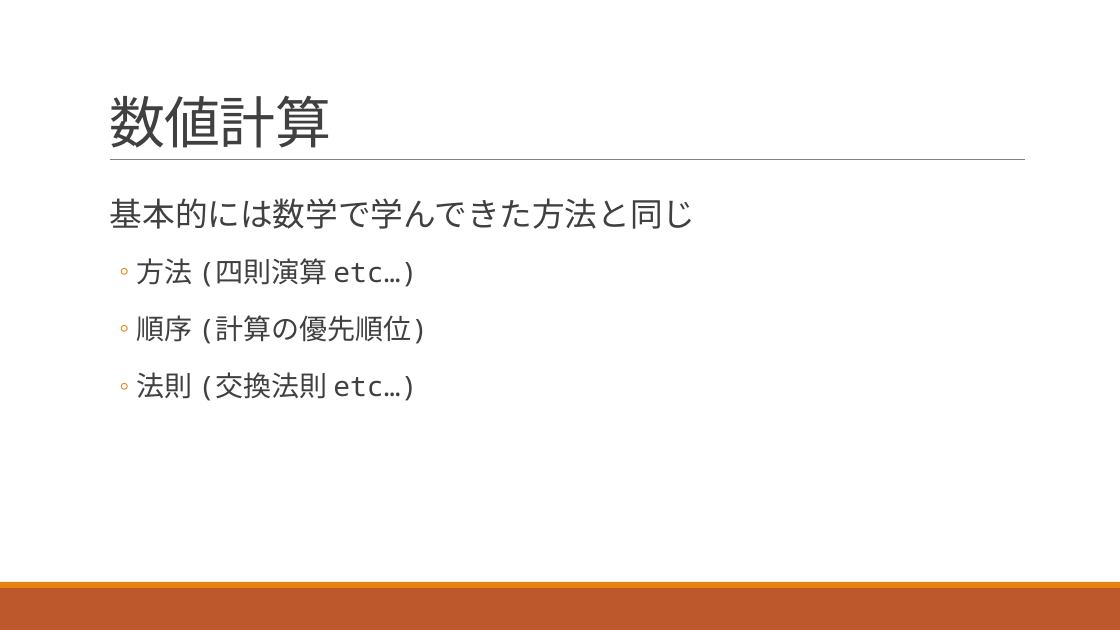
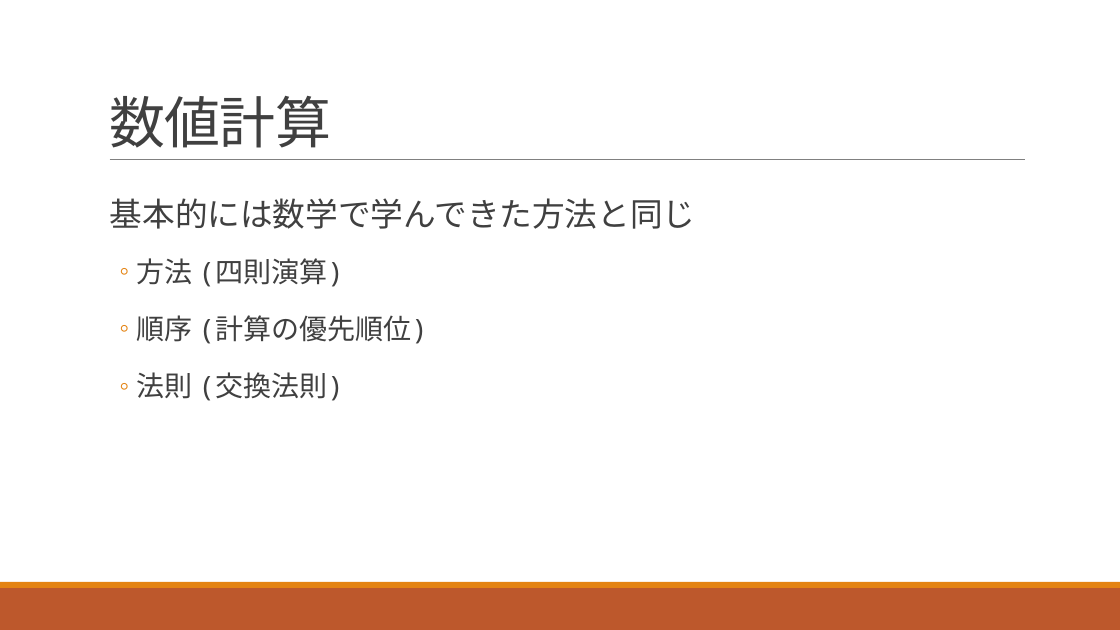
Before and after one commit to navy1634/Teach, a slide deck: slide 18 of 20230530/unit1.pptx (slide 9 before the commit). Drawn at 1120x630 pixels with LibreOffice and Linux fonts; fonts in the diff are those of the drawing. Boxes give left, top, right and bottom in pixels: in the first picture for what was removed or moved away, otherwise in the second. Text is boxed around its words. In the diff, an @@ line names an element or a change of style, - is before the commit and + after.

```diff
--- a/20230530/unit1.pptx
+++ b/20230530/unit1.pptx
@@ text at [136,258,344,287]: text changed @@
-  ◦ 方法 (四則演算 etc…)
+  ◦ 方法 (四則演算)
@@ text at [136,372,344,401]: text changed @@
-  ◦ 法則 (交換法則 etc…)
+  ◦ 法則 (交換法則)
```
Also in this commit, not shown: 10 other slides changed, 15 slides added, 1 slide removed, 2 other files.
